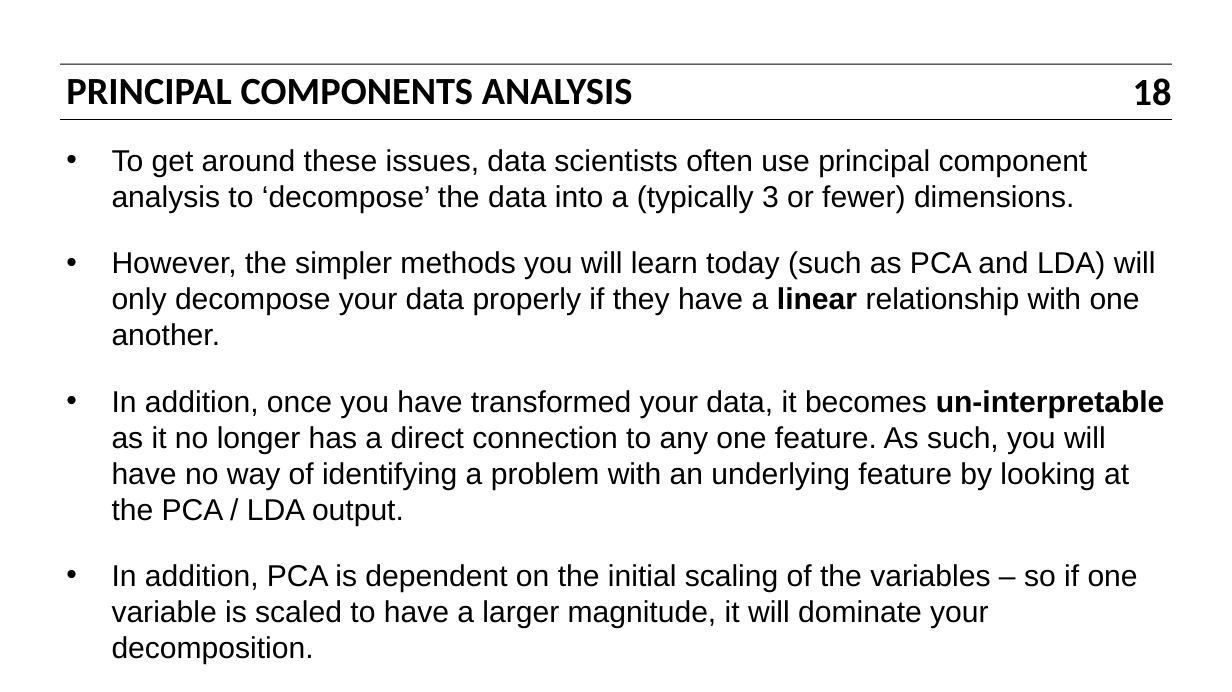
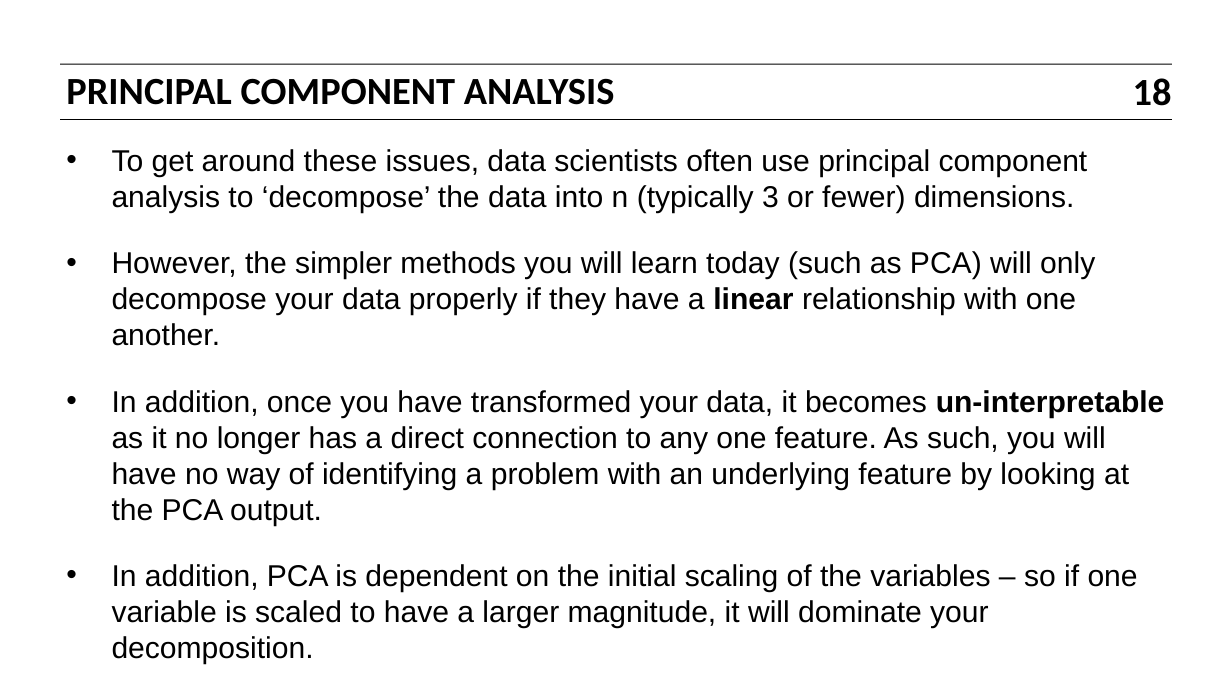
Before and after one commit to bbalin12/DAT5_BOS, a slide deck: slide 18 of slides/11_dimensionality_reduction_and_clustering.pptx. Drawn at 1232x692 pixels with LibreOffice and Linux fonts; fonts in the diff are those of the drawing. Boxes give left, top, right and bottom in pixels: in the first picture for what was removed or moved away, otherwise in the second. Text is boxed around its words. In the diff, an @@ line names an element or a change of style, - is before the commit and + after.

```diff
--- a/slides/11_dimensionality_reduction_and_clustering.pptx
+++ b/slides/11_dimensionality_reduction_and_clustering.pptx
@@ text at (66,78,615,105): text changed @@
-PRINCIPAL COMPONENTS ANALYSIS
+PRINCIPAL COMPONENT ANALYSIS
@@ text at (112,149,1165,526): text changed @@
-• To get around these issues, data scientists often use principal component analysis to ‘decompose’ the data into a (typically 3 or fewer) dimensions.
-• However, the simpler methods you will learn today (such as PCA and LDA) will only decompose your data properly if they have a linear relationship with one another.
-• In addition, once you have transformed your data, it becomes un-interpretable as it no longer has a direct connection to any one feature. As such, you will have no way of identifying a problem with an underlying feature by looking at the PCA / LDA output.
+• To get around these issues, data scientists often use principal component analysis to ‘decompose’ the data into n (typically 3 or fewer) dimensions.
+• However, the simpler methods you will learn today (such as PCA) will only decompose your data properly if they have a linear relationship with one another.
+• In addition, once you have transformed your data, it becomes un-interpretable as it no longer has a direct connection to any one feature. As such, you will have no way of identifying a problem with an underlying feature by looking at the PCA output.
```
Also in this commit, not shown: 11 other slides changed, 5 other files.
